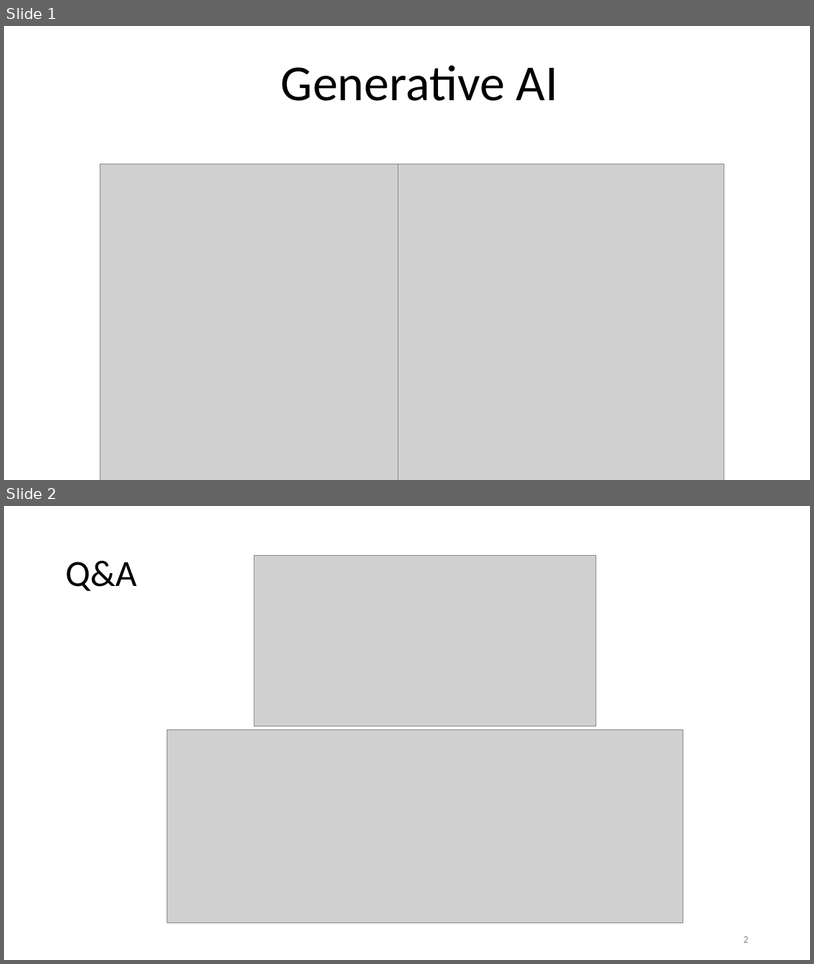
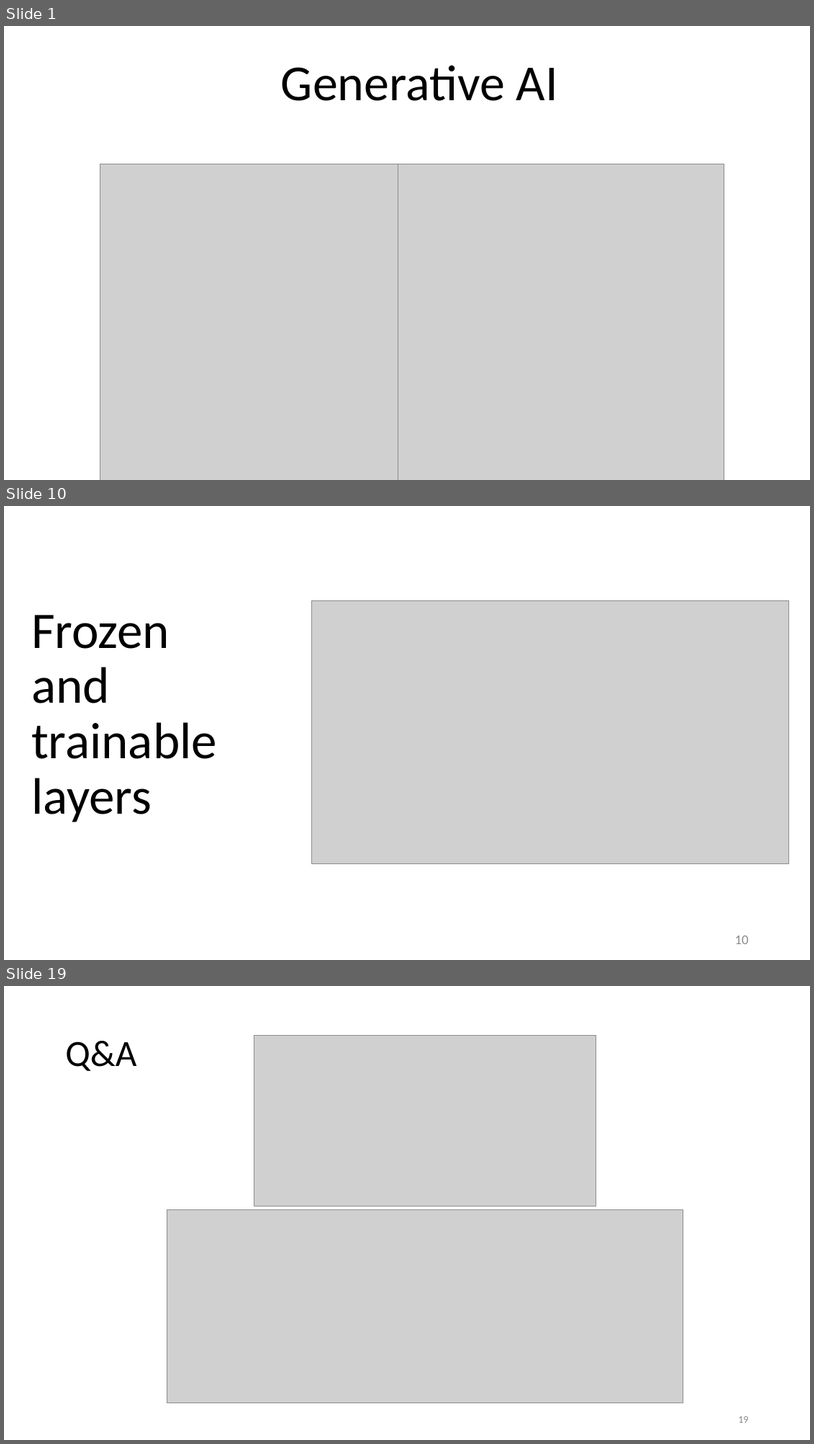
Before and after one commit to motazsaad/NLP-Seminar, a slide deck: slides/LLMs/Transfer learning (finetunning).pptx. Shown one above the other, each under a label of ours: slides 1 and 2 before the commit, slides 1, 10 and 19 after it; the slides between them are not shown. The pictures are 814x964 and 814x1444 pixels, drawn with LibreOffice and Linux fonts; fonts in the diff are those of the drawing; grey boxes stand for pictures. Boxes give left, top, right and bottom in pixels: in the first picture for what was removed or moved away, otherwise in the second. Text is boxed around its words. In the diff, an @@ line names an element or a change of style, - is before the commit and + after.

```diff
--- a/slides/LLMs/Transfer learning (finetunning).pptx
+++ b/slides/LLMs/Transfer learning (finetunning).pptx
@@ slide 10 added at [4,506,810,960], background #FFFFFF @@
@@ picture added at [312,600,790,863] @@
@@ title added at [31,615,217,822], 61 pt, text #000000 @@
+Frozen and trainable layers
@@ page number added at [736,935,749,944], 16 pt, text #8C8C8C @@
+10
@@ what was slide 2 is now slide 19 @@
@@ page number at [738,1416,748,1422]: text changed @@
-2
+19
```
Also in this commit, not shown: 16 other slides added.
